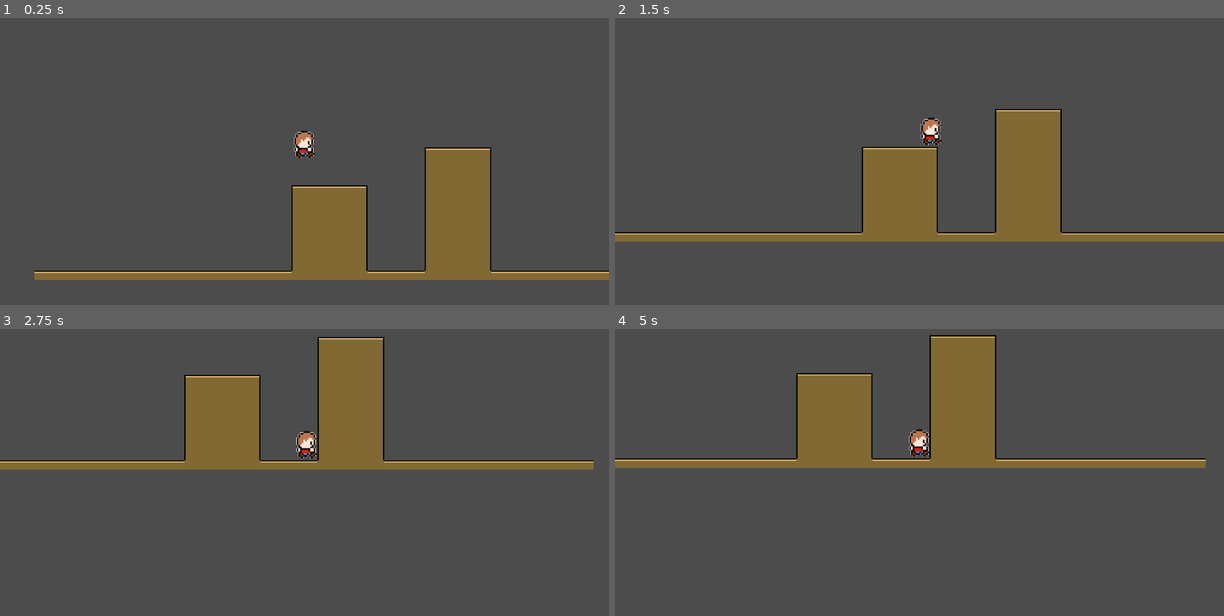
Above: before the commit, frames 1-4 (two rows, left to right).
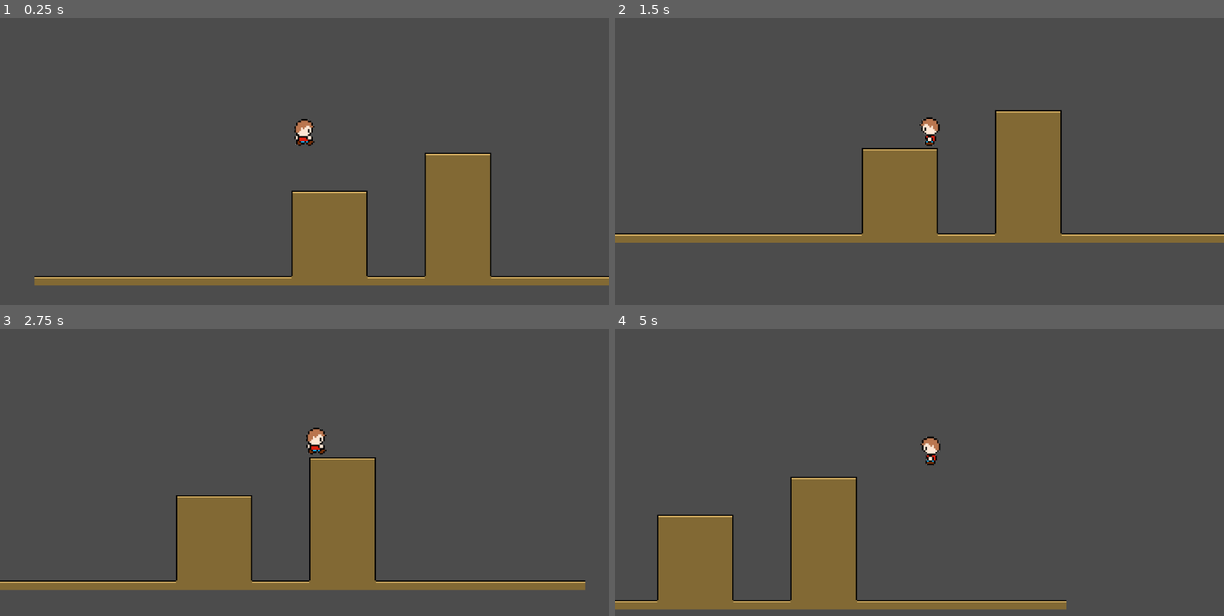
Above: after the commit, the same moments.

Repository: rexjallen/testWebGame
Game: Godot game, scene res://Assets/City.tscn
The game is run twice, just before and just after one commit, with the same random seed, the same clock (stepped at 60 frames per second) and the same inputs.
Inputs:
- Up to frame 1 (0.25 s): no input
- Up to frame 2 (1.5 s): hold D (ui_right) 0.53-1.28 s; tap Space (jump) at 0.77 s; hold A (ui_left) from 1.28 s (still down)
- Up to frame 3 (2.75 s): tap Space (jump) at 1.52 s; release A (ui_left) at 2.03 s; hold D (ui_right) from 2.03 s (still down)
- Up to frame 4 (5 s): tap Space (jump) at 3.02, 3.77, 4.52 s; release D (ui_right) at 3.53 s; hold A (ui_left) from 3.53 s (still down)

The runs differ from the first frame. In frame 1, 4.7% of the frame differs, in the area x 5-100%, y 35-94%; in frame 2, 2.1%; in frame 3, 23%; in frame 4, 23%, in the area x 0-97%, y 2-98%.

Commit message:
updated assets, gravity

Diff:
--- a/Assets/City.tscn
+++ b/Assets/City.tscn
@@ -13,5 +13,25 @@
 
 [node name="Char" parent="." instance=ExtResource( 2 )]
 position = Vector2( 118, 148 )
-mode = 2
-gravity_scale = 4.0
+
+[node name="RichTextLabel" type="RichTextLabel" parent="."]
+margin_left = -634.956
+margin_top = 762.055
+margin_right = -486.956
+margin_bottom = 789.055
+rect_pivot_offset = Vector2( 240.312, 0 )
+text = "GAME OVER NOOB"
+__meta__ = {
+"_edit_use_anchors_": false
+}
+
+[node name="RichTextLabel2" type="RichTextLabel" parent="."]
+margin_left = 806.902
+margin_top = 753.421
+margin_right = 954.902
+margin_bottom = 780.421
+rect_pivot_offset = Vector2( 240.312, 0 )
+text = "GAME OVER NOOB"
+__meta__ = {
+"_edit_use_anchors_": false
+}
--- a/Char.gd
+++ b/Char.gd
@@ -38,13 +38,16 @@
 	#move left/right
 	if Input.is_action_pressed("ui_left"):
 		movement_input = -1
+		$AnimatedSprite.flip_h = true
 	elif Input.is_action_pressed("ui_right"):
 		movement_input = 1
+		$AnimatedSprite.flip_h = false
 	else:
 		movement_input = 0
 
 	if(movement_input):
 		movement.x += movement_input*acceleration*delta
+		$AnimatedSprite.play("walk")
 		if(abs(movement.x) > maxSpeed):
 			print("moving")
 		else:
@@ -54,6 +57,7 @@
 		movement.x -= movement.normalized().x*deceleration*delta
 		print("stopping")
 	else:
+		$AnimatedSprite.stop()
 		movement.x = 0
 		print("stopped")
 
--- a/project.godot
+++ b/project.godot
@@ -41,7 +41,7 @@
 
 [physics]
 
-2d/default_gravity=980
+2d/default_gravity=120
 
 [rendering]
 
Binary file changed: Assets/char.png
Not shown, added: Release/RollyPolly.png.import
Not shown, added: Release/favicon.png.import
Binary file added: Release/index.png
Not shown, changed: export_presets.cfg
Not shown, changed: Release/index.html
Not shown, added: Release/index.js
Not shown, added: Release/index.pck
Not shown, added: Release/index.wasm
